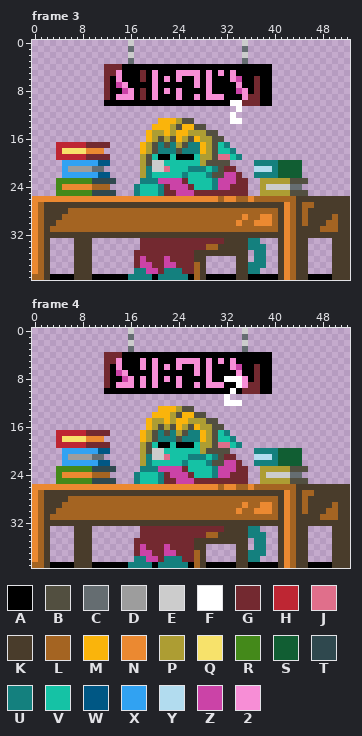
Animated GIF sprite, stored at public/librarian.gif. Above: the version before the commit.
The file is 159x120 pixels, drawn in blocks of 3x3; one block is one cell here. Shown: frame 3, frame 4. The commit also changed other frames, which this record leaves out.
Palette (. is transparent): A #000000  B #524f40  C #656d71  D #9d9d9d  E #cccccc  F #ffffff  G #732930  H #be2633  J #e06f8b  K #493c2b  L #a46422  M #fab40b  N #eb8931  P #ad9d33  Q #f7e26b  R #44891a  S #115e33  T #2f484e  U #14807e  V #15c2a5  W #005784  X #31a2f2  Y #b2dcef  Z #cb43a7  2 #f78ed6
And afterwards:
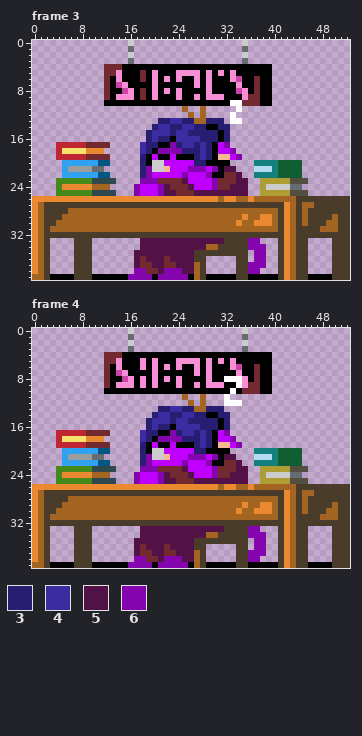
Colours new in this view: 3 #271e71  4 #3b2da1  5 #521248  6 #8404ae
Message: Replace nameless Librarian with Karina mascot
Diff:
colour J: #e06f8b -> #f4b990
colour V: #15c2a5 -> #c000ff
Frame 3:
y 11: x 25 . -> L; x 28 . -> L
y 12: x 26 . -> L; x 28 . -> L
y 13: x 21..31 MMMPBB..... -> 334433LL333
y 14: x 20..32 MMMPBMMBB.... -> 344334433AA33
y 15: x 19..32 MPPMPMMPPPBB.. -> 344434433333A3
y 16: x 19..32 MPBPBMPBMPPBB. -> 3433A4444333A3
y 17: x 18..30 MPBUBUPBUUMPB -> 433AA6344343A; x 32 U -> 6
y 18: x 18..30 MPBUUUBUUUMPB -> 43A666633343A; x 33 U -> 6
y 19: x 18..19 PB -> 3A; x 27..30 VPPB -> 343A; x 34 U -> 6
y 20: x 18..19 PB -> 3A; x 27..32 VPBBBB -> 33AAAA
y 21: x 18..19 PU -> 36; x 26..28 UUU -> 666; x 30..33 UBGG -> 6A55
y 22: x 18..19 PU -> 36; x 25 U -> 6; x 29..34 UBBZZG -> 6AAGG5
y 23: x 18..25 UUUZZZZG -> 666GGGG5; x 30..35 UZZZGG -> 6GGG55
y 24: x 17 U -> 6; x 21..26 UGZZZG -> 65GGG5; x 30..35 UZZGGG -> 6GG555
y 25: x 17 U -> 6; x 21..35 UGGZZZGGGGGGGGG -> 655GGG555555555
y 33: x 18..31 GGGGGGGGGGGGGG -> 55555555555555; x 36..37 UU -> 66
y 34: x 18..28 GGGGGGGGGGG -> 55555555555; x 36..38 UUU -> 666
y 35: x 17..26 GGGGGGGGGG -> 5555555555; x 37..38 UU -> 66
y 36: x 17..26 GZGGGZGGGG -> 5G555G5555; x 37..38 UU -> 66
y 37: x 17..26 GZZGGZZGGG -> 5GG55GG555; x 36..38 UUU -> 666
y 38: x 17..26 UUZZGUUUGG -> 66GG566655; x 36..37 UU -> 66
y 39: x 16..19 UUUU -> 6666; x 21..25 UUUUU -> 66666
Frame 4: the same change as frame 3
